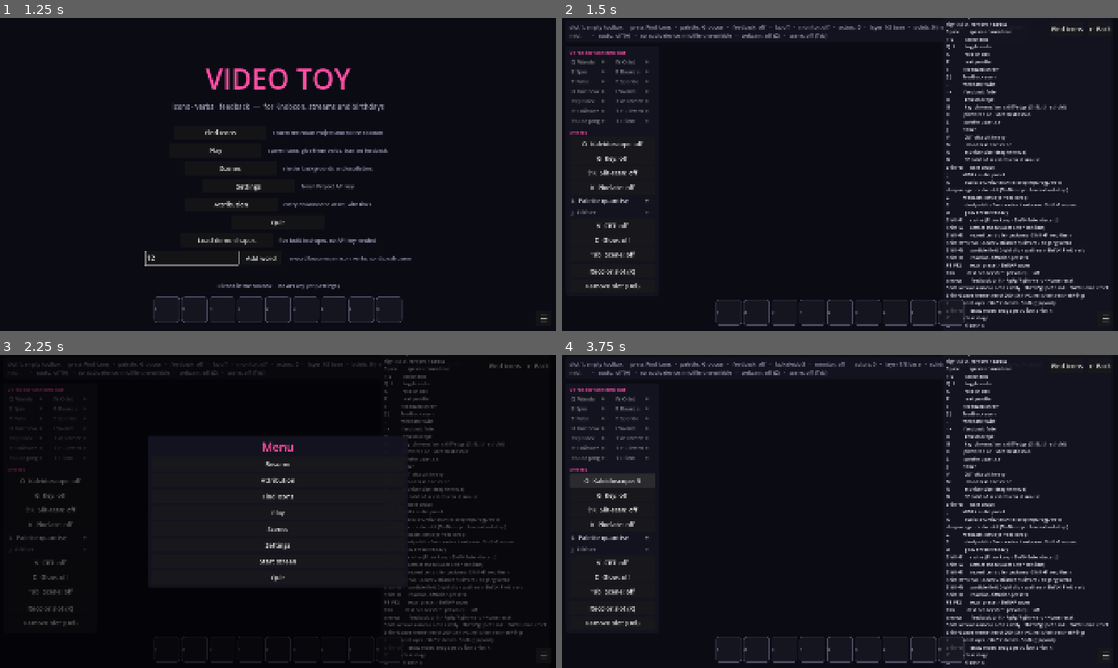
Above: before the commit, frames 1-4 (two rows, left to right).
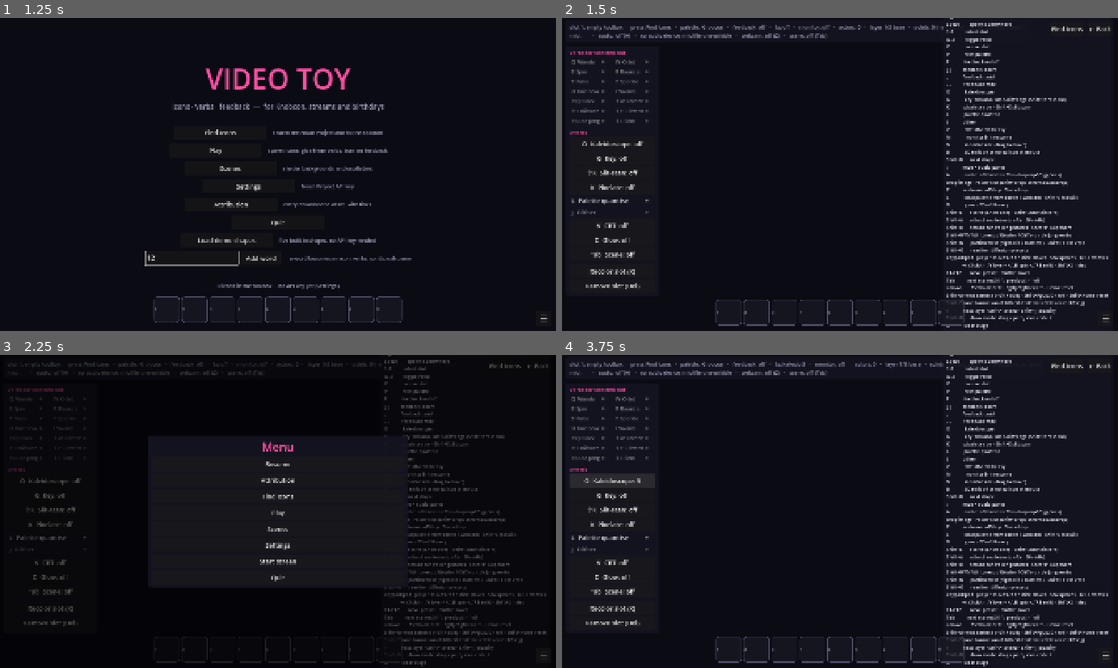
Above: after the commit, the same moments.

Repository: TheMutantFactory/video-toy
Game: Godot game, scene res://main.tscn
Same seed, same stepped clock (60 frames per second), same inputs: the game is played once before the commit and once after it.
Inputs (mouse positions are in pixels of both pictures, inside the frame that each line leads up to):
- Up to frame 1 (1.25 s): click (194, 259) at 0.52 s; type "12" at 0.6 s
- Up to frame 2 (1.5 s): click "Play" at 1.25 s
- Up to frame 3 (2.25 s): click "☰" at 2 s
- Up to frame 4 (3.75 s): click "Play" at 2.75 s; click "O Kaleidoscope: off" at 3.5 s

Frame 1 is identical in both runs. In frame 2, 5.0% of the frame differs, in the area x 69-99%, y 0-100%; in frame 3, 2.4%; in frame 4, 5.0%.

Commit message:
Two-player: keypad or gamepad player with own slot, layer and cursor
Player 2 has their own slot, layer (2, additive, by default) and an
on-screen cursor (src/p2_cursor.gd, ring in their slot colour with a layer
tag). Numeric keypad: 8/2/4/6 move (held, 800 px/s), 5 / Enter spawn their
slot at the cursor into their layer, 0 removes nearest, + - cycle slot,
. cycles layer, * toggles Spin on their slot, / spawns a 3D solid, 1/3/7/9
jump to slots. Gamepad: left stick moves, A/B/X/Y = spawn / remove / slot /
layer, LB Spin, RB solid. Any of those wakes player 2; Shift+2 hides them.
Their slot gets a cyan ring on the hotbar and the HUD reports their state.
spawn_at is now spawn_slot_at(slot, layer, pos) underneath.

Self-test drives a keypad spawn into layer 2 with the right slot, cursor
clamping, slot and layer cycling from key and pad, and sleep; capture adds
two_player.png.

Co-Authored-By: Claude Fable 5.1 <noreply@anthropic.com>

Diff:
--- a/src/hotbar.gd
+++ b/src/hotbar.gd
@@ -5,6 +5,7 @@
 const SLOT := 88
 
 var palette_index := 0
+var second_selected := -1               # player 2's slot, drawn with its own ring
 var _tiles: Array = []
 
 
@@ -36,7 +37,11 @@
 		var p: PanelContainer = _tiles[i]
 		var tex: TextureRect = p.get_child(0)
 		var filled := i < Toolbox.slots.size()
-		p.add_theme_stylebox_override("panel", UI.slot_style(i == Toolbox.selected and filled, filled))
+		var style := UI.slot_style(i == Toolbox.selected and filled, filled)
+		if filled and i == second_selected:
+			style.border_color = Color("#4fd1ff") if i != Toolbox.selected else Color("#c7ffff")
+			style.set_border_width_all(3)
+		p.add_theme_stylebox_override("panel", style)
 		if filled:
 			var slot: Dictionary = Toolbox.slots[i]
 			tex.texture = IconMedia.texture_for(str(slot.get("svg_path", "")))
--- a/src/main.gd
+++ b/src/main.gd
@@ -280,6 +280,36 @@
 	else:
 		fails += 1
 		printerr("FAIL particles / rd")
+	# player 2: wakes on keypad, spawns own slot into own layer, hotbar ring, sleeps
+	var ok_p2 := true
+	st.clear_actors()
+	st.p2_slot = 2
+	st.p2_layer = 1
+	var kp := InputEventKey.new()
+	kp.pressed = true
+	kp.keycode = KEY_KP_5
+	st._unhandled_key_input(kp)
+	await get_tree().process_frame
+	ok_p2 = ok_p2 and st.p2_active and st._layers[1]["actors"].get_child_count() == 1 \
+		and st._layers[1]["actors"].get_child(0).slot_id == Toolbox.slots[2]["id"] and st._hotbar.second_selected == 2
+	st.p2_move(Vector2(-5000, 0))
+	ok_p2 = ok_p2 and st.p2_cursor.x == 0.0
+	kp.keycode = KEY_KP_ADD
+	st._unhandled_key_input(kp)
+	ok_p2 = ok_p2 and st.p2_slot == 3
+	var pb := InputEventJoypadButton.new()
+	pb.pressed = true
+	pb.button_index = JOY_BUTTON_Y
+	st._input(pb)
+	ok_p2 = ok_p2 and st.p2_layer == 2
+	st.p2_sleep()
+	ok_p2 = ok_p2 and not st.p2_active and st._hotbar.second_selected == -1
+	st.clear_actors()
+	if ok_p2:
+		print("PASS player 2 wakes, spawns into its layer, cycles slot and layer, sleeps")
+	else:
+		fails += 1
+		printerr("FAIL player 2")
 	if ok_layers:
 		print("PASS layers blend/opacity, spawn into layer, drawn path riders, preset")
 	else:
@@ -349,7 +379,7 @@
 	var oi := args.find("--only")
 	if oi >= 0 and oi + 1 < args.size():
 		only = args[oi + 1]
-	var shots := SCREENS.keys() + ["menu", "attribution", "feed …(197 unchanged characters)… mosaic", "attractors", "particles", "rd"]
+	var shots := SCREENS.keys() + ["menu", "attribution", "feed …(197 unchanged characters)… mosaic", "attractors", "particles", "rd", "two_player"]
 	for name in shots:
 		if only != "" and name != only and name != "stage":
 			continue
@@ -692,6 +722,31 @@
 				current.set_rd_preset(1)
 				await get_tree().create_timer(6.0).timeout
 				current.set_rd_preset(0)
+			"two_player":
+				# Player 1's hearts on the base, player 2's bolts on the ADD layer
+				# from their cursor, both slots ringed on the hotbar.
+				current.clear_actors()
+				current.set_active_layer(0)
+				for i in Toolbox.slots.size():
+					for v in ["orbit", "pulse", "rainbow"]:
+						if Toolbox.has_verb(i, v):
+							Toolbox.toggle_verb(i, v)
+					if not Toolbox.has_verb(i, "bounce"):
+						Toolbox.toggle_verb(i, "bounce")
+				Toolbox.select(1)
+				for i in 6:
+					current.spawn_at(Vector2(randf_range(300, 900), randf_range(200, 900)))
+				current.p2_slot = 2
+				current.p2_layer = 1
+				current._layers[1]["blend"] = 1
+				current._apply_layers()
+				current.p2_move(Vector2(-100, 0))
+				for i in 6:
+					current.p2_cursor = Vector2(randf_range(1000, 1700), randf_range(200, 900))
+					current.p2_spawn()
+				current.p2_cursor = Vector2(1150, 700)
+				current._refresh_p2()
+				await get_tree().create_timer(1.0).timeout
 			"stage":
 				show_screen(name)
 				await get_tree().create_timer(0.3).timeout
--- /dev/null
+++ b/src/p2_cursor.gd
@@ -0,0 +1,15 @@
+extends Node2D
+## Player 2's cursor in the world: a ring in their slot colour with a tag.
+var color := Color.CYAN
+var label := "P2"
+
+
+func _draw() -> void:
+	draw_arc(Vector2.ZERO, 34.0, 0.0, TAU, 40, color, 4.0, true)
+	draw_arc(Vector2.ZERO, 34.0, 0.0, TAU, 40, Color(0, 0, 0, 0.5), 8.0, true)
+	draw_arc(Vector2.ZERO, 34.0, 0.0, TAU, 40, color, 4.0, true)
+	draw_line(Vector2(-46, 0), Vector2(-24, 0), color, 3.0)
+	draw_line(Vector2(24, 0), Vector2(46, 0), color, 3.0)
+	draw_line(Vector2(0, -46), Vector2(0, -24), color, 3.0)
+	draw_line(Vector2(0, 24), Vector2(0, 46), color, 3.0)
+	draw_string(ThemeDB.fallback_font, Vector2(40, -40), label, HORIZONTAL_ALIGNMENT_LEFT, -1, 26, color)
--- a/src/stage_screen.gd
+++ b/src/stage_screen.gd
@@ -41,6 +41,8 @@
 const SceneLayerScript = preload("res://src/scene_layer.gd")
 const FormationScript = preload("res://src/formation.gd")
 const RidePathScript = preload("res://src/ride_path.gd")
+const P2CursorScript = preload("res://src/p2_cursor.gd")
+const P2_SPEED := 800.0
 const RD_PRESETS := [
 	{"name": "off", "feed": 0.0, "kill": 0.0},
 	{"name": "coral", "feed": 0.0545, "kill": 0.062},
@@ -183,6 +185,11 @@
 var rd_preset := 0
 var rd_feed := 0.0545
 var rd_kill := 0.062
+var p2_active := false
+var p2_slot := 0
+var p2_layer := 1
+var p2_cursor := Vector2(1440, 540)
+var _p2_node: Node2D
 const IDLE_ATTRACT := 60.0
 const EVOLVE_SECONDS := 6.0
 const EVOLVE_BEATS := 8
@@ -242,6 +249,12 @@
 	_build_layers()
 	_build_particles()
 	_build_rd()
+	_p2_node = Node2D.new()
+	_p2_node.set_script(P2CursorScript)
+	_p2_node.z_index = 3
+	_p2_node.visible = false
+	_p2_node.position = p2_cursor
+	_world.add_child(_p2_node)
 
 	for i in 2:
 		var vp := SubViewport.new()
@@ -999,6 +1012,120 @@
 		_idle = 0.0
 		if attract:
 			set_attract(false)
+	if ev is InputEventJoypadButton and ev.pressed:
+		_p2_pad_button(ev.button_index)
+
+
+# ---------------- player 2 ----------------
+func p2_wake() -> void:
+	if not p2_active:
+		p2_active = true
+		p2_slot = clampi(p2_slot, 0, maxi(Toolbox.slots.size() - 1, 0))
+		_steal_note = "player 2 is in — keypad or gamepad; Shift+2 hides them"
+	_p2_node.visible = true
+	_refresh_p2()
+
+
+func p2_sleep() -> void:
+	p2_active = false
+	_p2_node.visible = false
+	_hotbar.second_selected = -1
+	_hotbar.refresh()
+	_update_hud()
+
+
+func _refresh_p2() -> void:
+	_p2_node.position = p2_cursor
+	_p2_node.color = Palettes.color(palette_index, int(Toolbox.slots[p2_slot].get("color_index", p2_slot))) if p2_slot < Toolbox.slots.size() else Color.CYAN
+	_p2_node.label = "P2 · L%d" % (p2_layer + 1)
+	_p2_node.queue_redraw()
+	_hotbar.second_selected = p2_slot if p2_active else -1
+	_hotbar.refresh()
+	_update_hud()
+
+
+func p2_move(delta_px: Vector2) -> void:
+	p2_wake()
+	p2_cursor = (p2_cursor + delta_px).clamp(Vector2.ZERO, Vector2(WORLD))
+	_refresh_p2()
+
+
+func p2_spawn() -> void:
+	p2_wake()
+	spawn_slot_at(p2_slot, p2_layer, p2_cursor)
+
+
+func p2_remove() -> void:
+	p2_wake()
+	_remove_nearest(p2_cursor)
+
+
+func p2_next_slot(step := 1) -> void:
+	p2_wake()
+	if not Toolbox.slots.is_empty():
+		p2_slot = posmod(p2_slot + step, Toolbox.slots.size())
+	_refresh_p2()
+
+
+func p2_next_layer() -> void:
+	p2_wake()
+	p2_layer = posmod(p2_layer + 1, LAYER_COUNT)
+	_refresh_p2()
+
+
+func p2_toggle_spin() -> void:
+	p2_wake()
+	if p2_slot < Toolbox.slots.size():
+		Toolbox.toggle_verb(p2_slot, "spin")
+
+
+func p2_spawn_solid() -> void:
+	p2_wake()
+	var keep := Toolbox.selected
+	Toolbox.select(p2_slot)
+	spawn_solid(p2_cursor)
+	Toolbox.select(keep)
+
+
+func _tick_p2(delta: float) -> void:
+	var v := Vector2.ZERO
+	if Input.is_key_pressed(KEY_KP_8): v.y -= 1.0
+	if Input.is_key_pressed(KEY_KP_2): v.y += 1.0
+	if Input.is_key_pressed(KEY_KP_4): v.x -= 1.0
+	if Input.is_key_pressed(KEY_KP_6): v.x += 1.0
+	for dev in Input.get_connected_joypads():
+		var ax := Vector2(Input.get_joy_axis(dev, JOY_AXIS_LEFT_X), Input.get_joy_axis(dev, JOY_AXIS_LEFT_Y))
+		if ax.length() > 0.15:
+			v += ax
+	if v != Vector2.ZERO:
+		p2_move(v.limit_length(1.0) * P2_SPEED * delta)
+
+
+func _p2_key(k: int) -> bool:
+	match k:
+		KEY_KP_5, KEY_KP_ENTER: p2_spawn()
+		KEY_KP_0: p2_remove()
+		KEY_KP_ADD: p2_next_slot(1)
+		KEY_KP_SUBTRACT: p2_next_slot(-1)
+		KEY_KP_PERIOD: p2_next_layer()
+		KEY_KP_MULTIPLY: p2_toggle_spin()
+		KEY_KP_DIVIDE: p2_spawn_solid()
+		KEY_KP_1, KEY_KP_3, KEY_KP_7, KEY_KP_9:
+			p2_wake()
+			p2_slot = clampi([KEY_KP_1, KEY_KP_3, KEY_KP_7, KEY_KP_9].find(k) * 2, 0, maxi(Toolbox.slots.size() - 1, 0))
+			_refresh_p2()
+		_: return false
+	return true
+
+
+func _p2_pad_button(b: int) -> void:
+	match b:
+		JOY_BUTTON_A: p2_spawn()
+		JOY_BUTTON_B: p2_remove()
+		JOY_BUTTON_X: p2_next_slot(1)
+		JOY_BUTTON_Y: p2_next_layer()
+		JOY_BUTTON_LEFT_SHOULDER: p2_toggle_spin()
+		JOY_BUTTON_RIGHT_SHOULDER: p2_spawn_solid()
 
 
 # ---------------- presets ----------------
@@ -1475,6 +1602,7 @@
 		+ "Shift+E      evolve (Enter keep · Shift+Enter discard)\nShift+A      attract mode (auto after 60 s idle)\n"
 		+ "Shift+R      record controller gestures · Shift+P loop them\nShift+W/T/Y/U  Lorenz / Rössler / Clifford / de Jong verbs\n"
 		+ "Shift+N      particle field (right-click scatters) · Shift+I Field verb\nShift+O      reaction-diffusion presets\n"
+		+ "keypad/pad   player 2: 8/2/4/6 or stick moves · 5/A spawns · 0/B removes\n             +/-/X slot · ./Y layer · */LB spin · //RB solid · Shift+2 hides\n"
 		+ "F1-F12       recall preset · Shift+F saves\n"
 		+ "Tab          next scene (Shift: previous) · ` off\narrows       feedback drift · PgUp/PgDn warp · Home reset\n"
 		+ "Shift+arrows camera orbit / dolly · Shift+PgUp/Dn roll · Shift+Home reset\n"
@@ -1594,6 +1722,8 @@
 	if _steal_note != "":
 		line2 += "   ·   " + _steal_note
 	line2 += "   ·   scene: " + (("%s  spd %.1f  scl %.1f" % [Scenes.get_scene(Scenes.current).get("name", "?"), Scenes.speed, Scenes.scale]) if Scenes.current != "" else "off (Tab)")
+	if p2_active:
+		line2 += "   ·   P2: slot %d, layer %d" % [p2_slot + 1, p2_layer + 1]
 	if particles_on:
 		line2 += "   ·   particles flow %.1f %s %.1f" % [particles_flow, "repel" if particles_attract < 0.0 else "attract", absf(particles_attract)]
 	if rd_preset > 0:
@@ -1617,6 +1747,8 @@
 	_bg.color = Palettes.bg(palette_index)
 	_fx.set_palette(palette_index)
 	Scenes.apply_palette(_layer_mix.material, palette_index)
+	if p2_active:
+		_refresh_p2()
 	_fx.set_source(_worldmix.get_texture(), Palettes.bg(palette_index))
 	_monitor.accent = Palettes.color(palette_index, 0)
 	_monitor.queue_redraw()
@@ -1652,6 +1784,7 @@
 	_tick_modes(_delta)
 	_tick_timeline(_delta)
 	_tick_rd()
+	_tick_p2(_delta)
 	if particles_on:
 		_push_particles()
 	var mouse := _world_pos(get_local_mouse_position())
@@ -1699,13 +1832,18 @@
 
 
 func spawn_at(world_pos: Vector2) -> void:
-	var slot := Toolbox.current()
-	if slot.is_empty():
+	spawn_slot_at(Toolbox.selected, active_layer, world_pos)
+
+
+## Spawn a given slot into a given layer (player 2 uses its own of each).
+func spawn_slot_at(slot_index: int, layer_index: int, world_pos: Vector2) -> void:
+	if slot_index < 0 or slot_index >= Toolbox.slots.size():
 		return
+	var slot: Dictionary = Toolbox.slots[slot_index]
 	var a := Node2D.new()
 	a.set_script(ActorScript)
 	a.setup(slot, world_pos, palette_index, Rect2(Vector2.ZERO, Vector2(WORLD)))
-	layer_actors().add_child(a)
+	_layers[posmod(layer_index, LAYER_COUNT)]["actors"].add_child(a)
 	_update_hud()
 
 
@@ -1771,12 +1909,17 @@
 	if not (ev is InputEventKey and ev.pressed):
 		return
 	var k: int = ev.keycode
+	if _p2_key(k):
+		return
 	if k >= KEY_F1 and k <= KEY_F12:
 		var n := k - KEY_F1 + 1
 		if ev.shift_pressed:
 			save_preset(n)
 		else:
 			recall_preset(n)
+		return
+	if k == KEY_2 and ev.shift_pressed:
+		p2_sleep()
 		return
 	if k >= KEY_1 and k <= KEY_9:
 		Toolbox.select(k - KEY_1)
Not shown, added: src/p2_cursor.gd.uid
Not shown, changed: README.md
